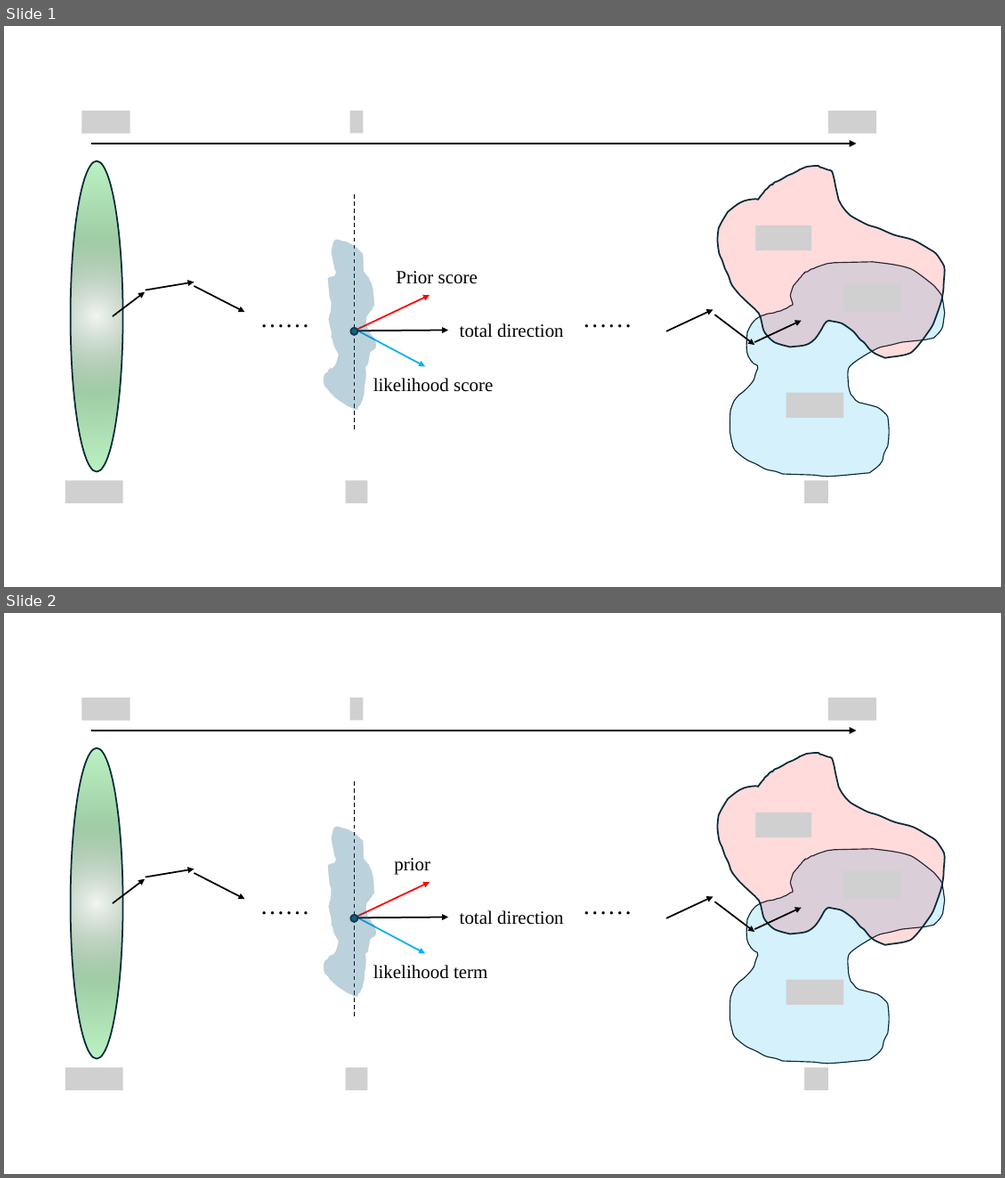
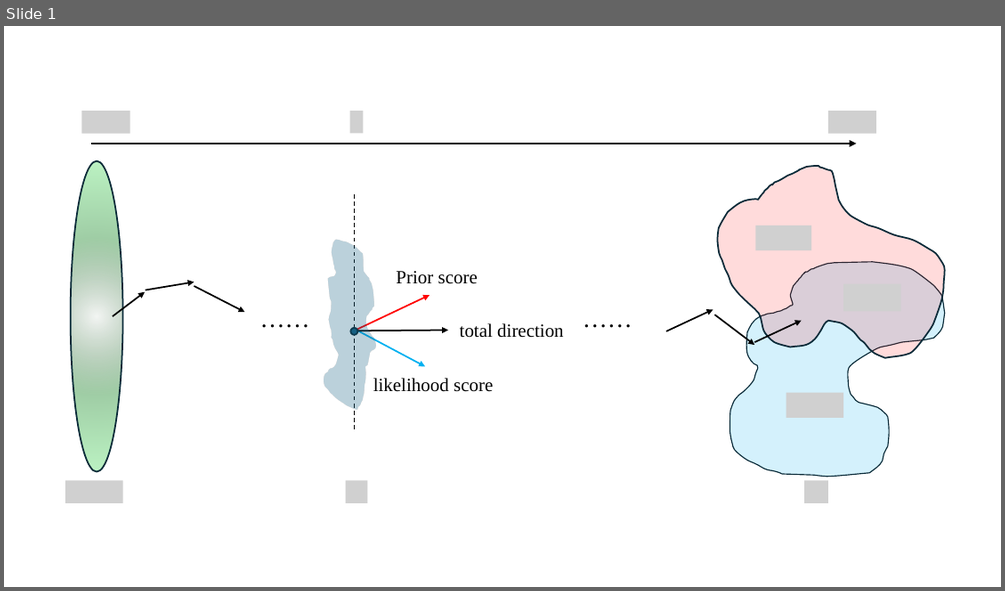
Before and after one commit to innovation-cat/innovation-cat.github.io, a slide deck: images/posts/2025-11-10-blog-post/新建 Microsoft PowerPoint 演示文稿.pptx. Shown one above the other, each under a label of ours: slides 1 and 2 before the commit, slide 1 after it. The pictures are 1005x1178 and 1005x591 pixels, drawn with LibreOffice and Linux fonts; fonts in the diff are those of the drawing; grey boxes stand for pictures. Boxes give left, top, right and bottom in pixels: in the first picture for what was removed or moved away, otherwise in the second. Text is boxed around its words. In the diff, an @@ line names an element or a change of style, - is before the commit and + after.

```diff
--- a/images/posts/2025-11-10-blog-post/新建 Microsoft PowerPoint 演示文稿.pptx
+++ b/images/posts/2025-11-10-blog-post/新建 Microsoft PowerPoint 演示文稿.pptx
@@ slide 2 removed at [4, 613, 1001, 1174], background #FFFFFF @@
@@ picture removed at [81, 698, 129, 720] @@
@@ picture removed at [350, 698, 363, 720] @@
@@ picture removed at [828, 698, 876, 720] @@
@@ arrow removed from (90, 730) to (857, 730) @@
@@ ellipse removed at [71, 748, 123, 1059] @@
@@ freeform shape removed at [718, 753, 945, 945] @@
@@ line removed from (355, 781) to (355, 1017) @@
@@ freeform shape removed at [314, 811, 387, 1013] @@
@@ picture removed at [755, 812, 811, 838] @@
@@ freeform shape removed at [730, 849, 945, 1063] @@
@@ arrow removed from (113, 903) to (145, 879) @@
@@ arrow removed from (146, 877) to (194, 868) @@
@@ arrow removed from (194, 873) to (245, 899) @@
@@ text removed at [394, 858, 430, 875] @@
-prior
@@ picture removed at [844, 871, 901, 899] @@
@@ text removed at [253, 886, 318, 924] @@
-……
@@ arrow removed from (356, 916) to (429, 882) @@
@@ text removed at [575, 886, 640, 924] @@
-……
@@ arrow removed from (666, 918) to (713, 896) @@
@@ arrow removed from (715, 901) to (755, 932) @@
@@ ellipse removed at [351, 915, 357, 921] @@
@@ arrow removed from (357, 916) to (425, 953) @@
@@ arrow removed from (357, 917) to (448, 916) @@
@@ text removed at [460, 910, 564, 925] @@
-total direction
@@ arrow removed from (755, 929) to (801, 908) @@
@@ text removed at [373, 965, 487, 979] @@
-likelihood term
@@ picture removed at [786, 980, 844, 1005] @@
@@ picture removed at [65, 1068, 123, 1090] @@
@@ picture removed at [346, 1068, 368, 1090] @@
@@ picture removed at [804, 1068, 828, 1090] @@
```
Also in this commit, not shown: 1 slide added, 3 other files.
